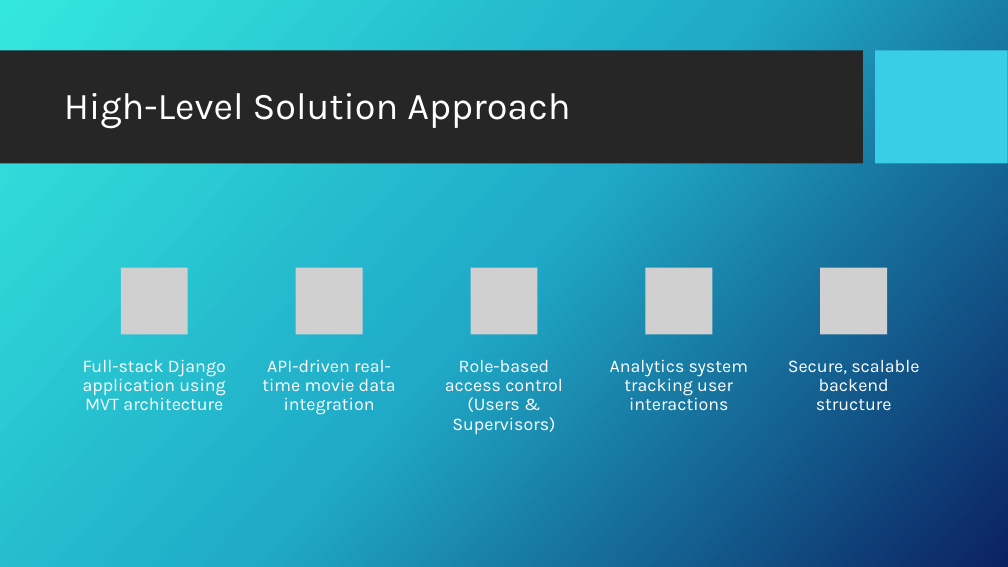
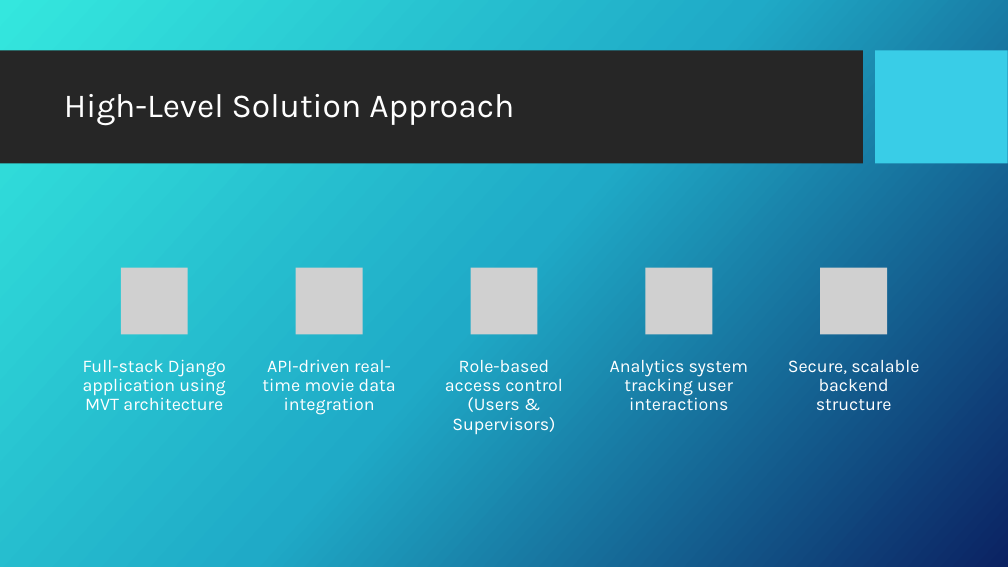
Before and after one commit to Akhandbhadouria/streaming-platforms-, a slide deck: slide 4 of PPTdjango.pptx. Drawn at 1008x567 pixels with LibreOffice and Linux fonts; fonts in the diff are those of the drawing; grey boxes stand for pictures; background and template pictures are left out. Boxes give left, top, right and bottom in pixels: in the first picture for what was removed or moved away, otherwise in the second. Text is boxed around its words. In the diff, an @@ line names an element or a change of style, - is before the commit and + after.

```diff
--- a/PPTdjango.pptx
+++ b/PPTdjango.pptx
@@ title "High-Level Solution Approach" at bbox=[64, 94, 514, 126]: size 36 to 32 pt @@
```
Also in this commit, not shown: 15 other slides changed, 1 slide removed.
